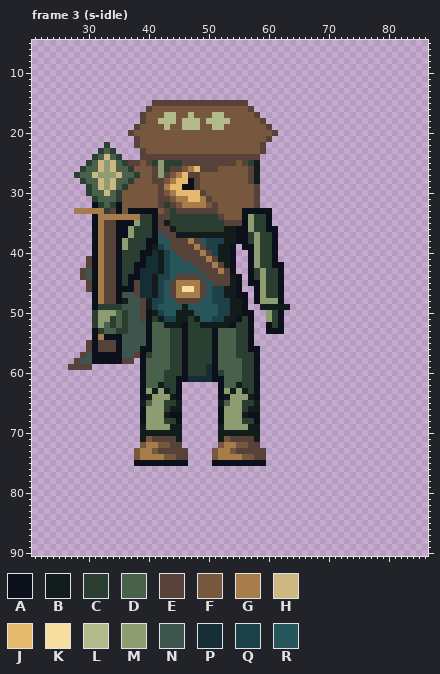
Pixel-art file -- art/enemy-thorns-2.aseprite. Above, as it was before the edit.
96x96 pixels, 128 frames. Shown: frame 3 (s-idle): x 21..86, y 5..90. The commit also changed other frames, which this record leaves out.
Palette (. is transparent): A #0b101b  B #111c1b  C #2a3f31  D #49604a  E #57423a  F #77573d  G #a77c4b  H #ccb880  J #e6ba6d  K #f6dda0  L #b2ba8b  M #8e9c71  N #3d554c  P #152d35  Q #1c4148  R #26565a
Pixels before, frame 3 (s-idle) (only the part around the change), first column x 21:
18 ..................EFFLLLFLLLFLLLLFFFFFE........................
19 .................EFFFFLFFLLLFFLLFFFFFFFE.......................
20 ................EFFFFFFFFFFFFFFFFFFFFFFFE......................
21 .................EFFFFFFFFFFFFFFFFFFFFFE.......................
22 ............C....EFFFFFFFFFFFFFFFFFFFFE........................
23 ...........CDC....EFFFFFFFFFFFFFFFFFFFE........................
24 ..........CDHDC...EEEEEEEEEEEEEEEEEEEE.........................
25 .........CDHMHDCEEFECMCCCEEEEEEEEEFECB.........................
26 ........CDDHMHDDCFFFEMCEEFGJEEEFFFFFEB.........................
27 .......CDDHMMMHDDCFFEMEFGJEEFFFFFFFFEB.........................
28 ........CDDHMHDDCFFFEEFGJJAEFFFFFFFFEB.........................
29 .........CDHMHDCFFFFFEGJJAAEFFFFFFFFFE.........................
30 .........CDDHDCFFFFFFEFGJJJJEFFFFFFFFE.........................
31 ..........CDDDCFFFFFFEEFGGJJGEFFFFFFFE.........................
32 ..........ACDCAFFFFFFECEFGGGGFEFFFFFFE.........................
33 .......GGGGGCEAFAAAAAFECEEEEEEEFFFFAAAAA.......................
34 ..........AGGGGGGGCCAEECCCCCCCCEFFFAMCCA.......................
35 ..........AGEEAAAMCCAEBCCCCCCCCCEEEAMCCA.......................
36 ..........AGEEAAMCCCAEEBCCCCCCCCBBAAMCCAA......................
37 ..........AGEEAAMCCCAREEBBBBBBBBBBAACMCCA......................
38 ..........AGEEAMCCCAARREEEGERQQQBBAACMCCA......................
39 ..........AGEEAMCCCABQREEEEGEQQBBA.AAMCCA......................
40 ..........AGEEACCCAAPBQREEEEGEQBBA..AMCCA......................
41 .........EAGEEACCCAPPBQRREEEEGEBBA..AMCCA......................
42 .........EAGEEACCAAPPBQRRRREEEGEBA..AMCCAA.....................
43 ........ENAGEEACCAPPPBQRRRRREEEGEA..ACMCCA.....................
44 ........ENAGEEACAAPPBQQREEEEREEEEBA.ACMCCA.....................
45 .........EAGEEACAEPPBQREGGGGEREEEBA.AAMCCA.....................
46 .........EAGEEAAAEPPBQREGKKGERQQBBA..AMCCA.....................
47 ..........AGEEANNEPPBQREGGGGERQQBBAA.AMCCA.....................
48 ..........AGEEABNNEBQQRREEEERRQQQBBA.AMMMA.....................
49 ..........ACCCCNNNEBQRRRRBRRRRRQQBBA..BBBBB....................
50 ..........CMMMDCNNEABQRRBBBRRRRQQBBAA..MCA.....................
51 ..........CMMCDCNNEACBQQBBCBRRQQBBACA..MCA.....................
52 ..........CMDCDCNNNADDBBBACCBBBBBACCA..ACA.....................
53 ..........ACDDCCNNNADDDCCACCCCADDDCCA..AAA.....................
54 ..........AGAAANNNNADDDCCACCCCADDDCCA..........................
55 .........EAEEEANNNNADDDCCACCCCADDDCCA..........................
The result:
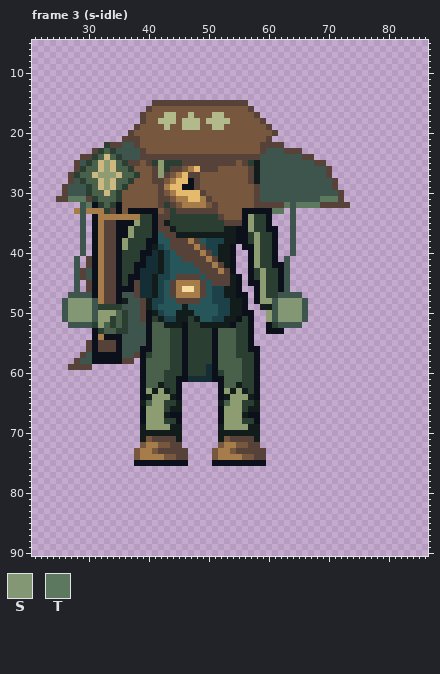
Colours new in this view: S #839775  T #5c7960
Difference:
Frame 3 (s-idle), layer "ink":
y 21: x 36..37 .. -> EE
y 22: x 34..37 .... -> EENN; x 60..62 ... -> EEE
y 23: x 31 . -> E; x 35..38 .... -> NNNN; x 60..65 ...... -> NNNEEE
y 24: x 29..30 .. -> EE; x 36..38 ... -> NNN; x 59..67 ......... -> NNNNNNNEE
y 25: x 28..29 .. -> EN; x 59..69 ........... -> NNNNNNNNNEE
y 26: x 28 . -> E; x 59..70 ............ -> NNNNNNNNNNNE
y 27: x 27 . -> E; x 59..70 ............ -> NNNNNNNNNNNE
y 28: x 27..28 .. -> EN; x 59..71 ............. -> NNNNNNNNNNNNE
y 29: x 26..29 .... -> ENNN; x 59..71 ............. -> NNNNNNNNNNNNE
y 30: x 26..29 .... -> ENNN; x 59..72 .............. -> NNNNNNNNNNNNNE
y 31: x 25..30 ...... -> EETTTE; x 59..72 .............. -> NNNNNNNNNNTTTE
y 32: x 29..30 .. -> NT; x 59..73 ............... -> EEEETNTTTTEEEEE
y 33: x 29 G -> N; x 61..62 .. -> TT; x 64 . -> N
y 34..40: x 29 . -> N; x 64 . -> N
y 41..46: x 28 . -> N; x 63 . -> N
y 47: x 27..30 .... -> NNNN; x 62..65 A... -> NNNN
y 48: x 26..31 .....A -> NSSSSN; x 61..66 MA.... -> NSSSSN
y 49: x 26..31 .....A -> NSSSSN; x 61..66 BBB... -> NSSSSN
y 50..51: x 26..31 .....C -> NSSSSN; x 61..66 CA.... -> NSSSSN
y 52: x 27..30 .... -> NNNN; x 62..65 A... -> NNNN
